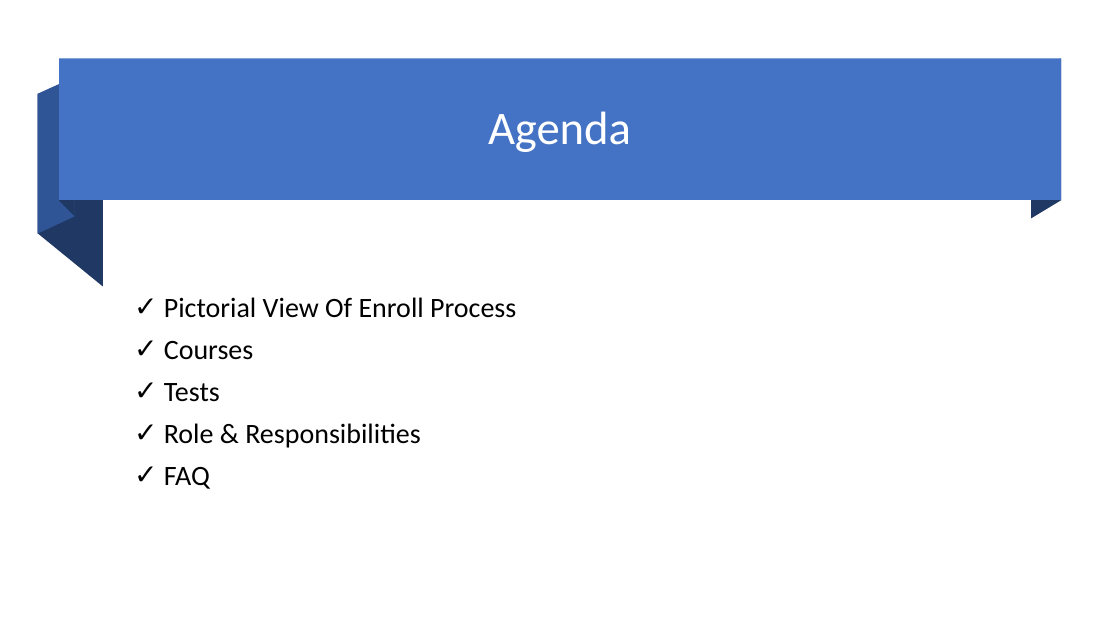
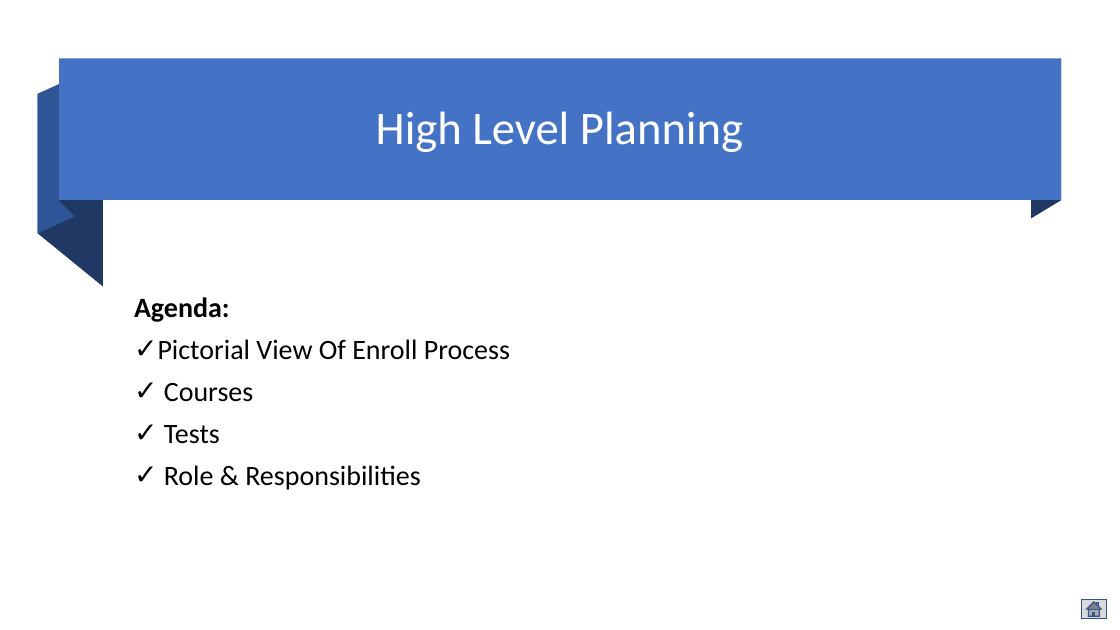
Before and after one commit to mjanwar/document, a slide deck: slide 3 of eTechlogix-Academic-Professional-Training-Plan.pptx (slide 2 before the commit). Drawn at 1120x630 pixels with LibreOffice and Linux fonts; fonts in the diff are those of the drawing. Boxes give left, top, right and bottom in pixels: in the first picture for what was removed or moved away, otherwise in the second. Text is boxed around its words. In the diff, an @@ line names an element or a change of style, - is before the commit and + after.

```diff
--- a/eTechlogix-Academic-Professional-Training-Plan.pptx
+++ b/eTechlogix-Academic-Professional-Training-Plan.pptx
@@ title at bbox=[376, 111, 743, 152]: text changed @@
-Agenda
+High Level Planning
@@ text at bbox=[134, 297, 230, 322]: paragraph added @@
+Agenda:
@@ text at bbox=[164, 467, 210, 489]: paragraph removed @@
-✓ FAQ
@@ action button home added at bbox=[1082, 600, 1107, 619], fill #D9D9D9, outline #325491 1 pt @@
```
Also in this commit, not shown: 9 other slides changed, 11 slides added.
